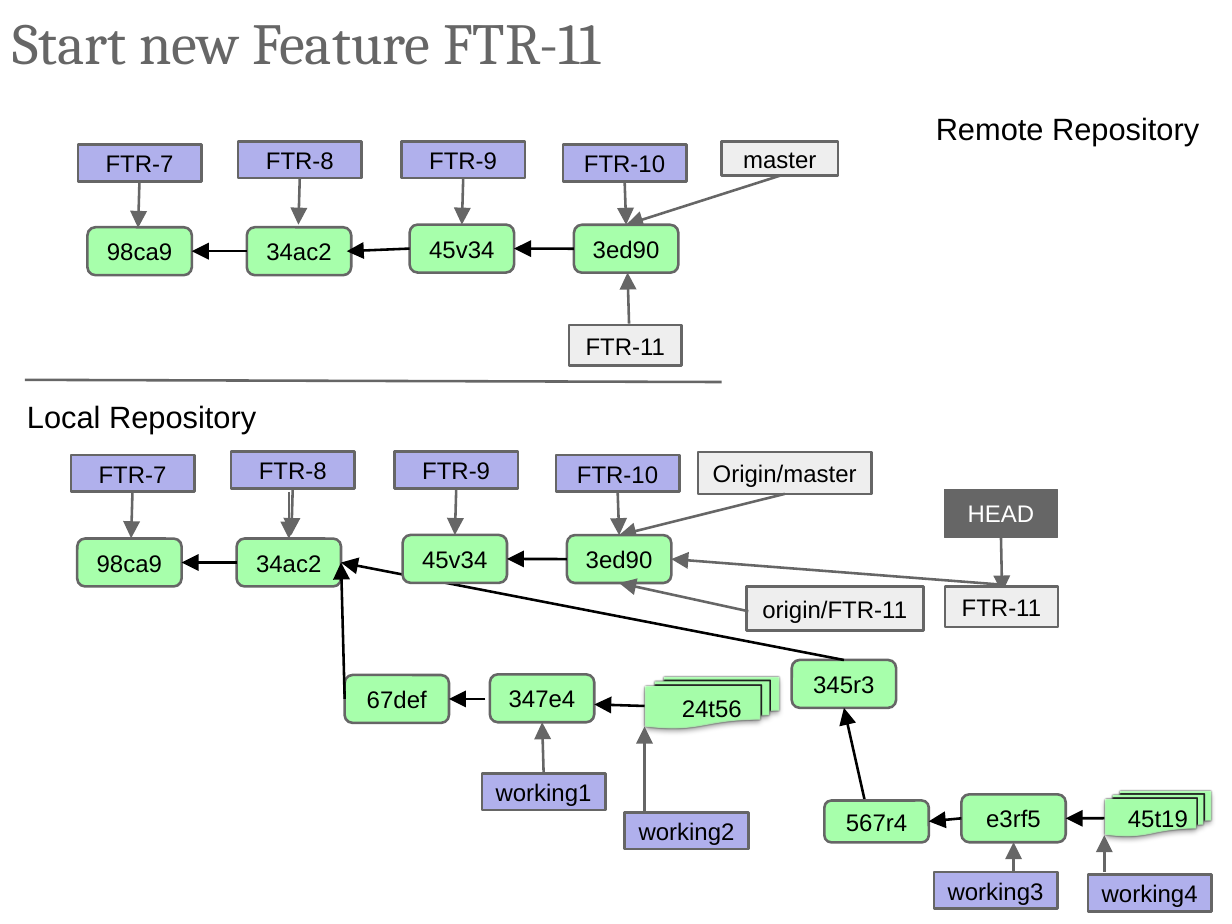
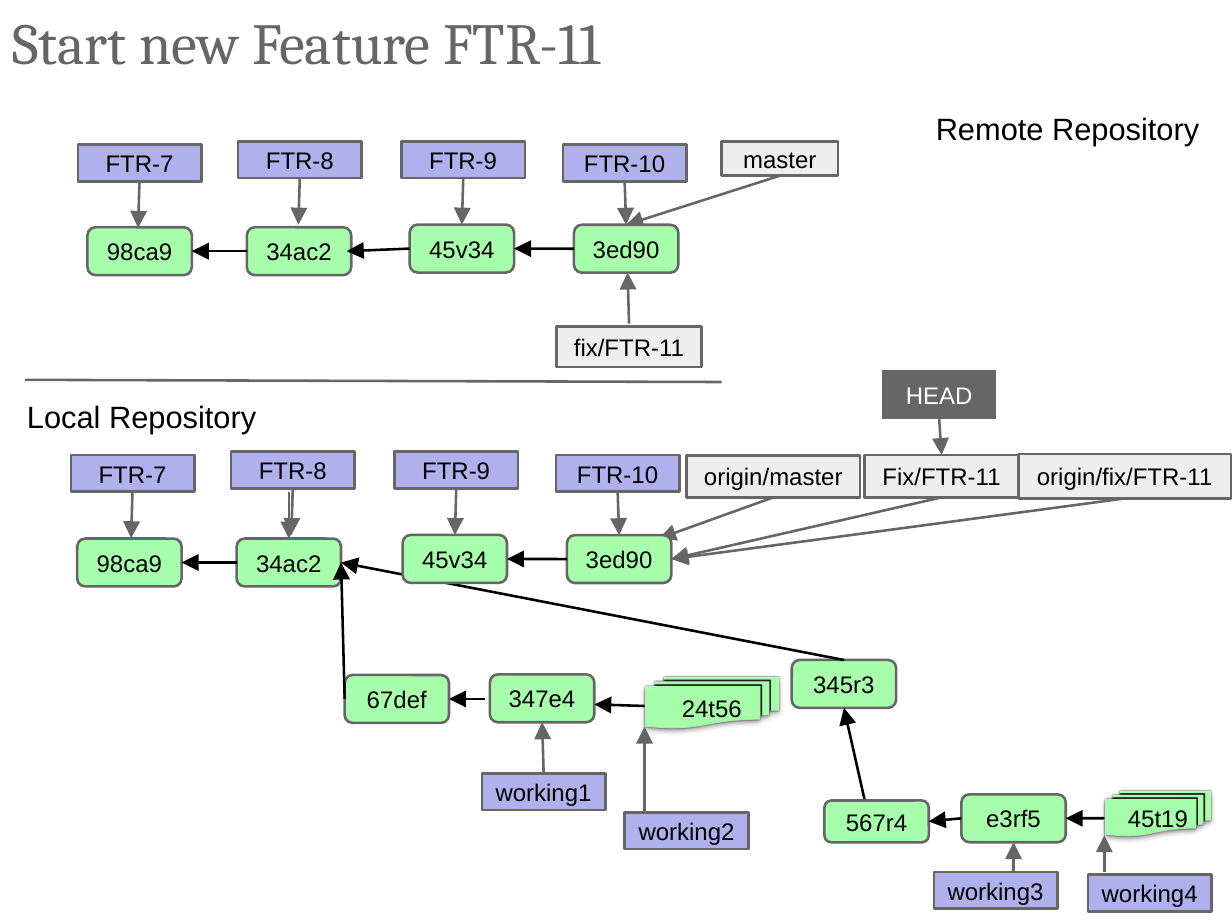
Before and after one commit to ilyaro/mysite, a slide deck: slide 23 of WorkStuff/Courses/Git/Git_Gitlab_Best_Practices/Git_Gitlab_BestPractices.pptx (slide 22 before the commit). Drawn at 1232x924 pixels with LibreOffice and Linux fonts; fonts in the diff are those of the drawing. Boxes give left, top, right and bottom in pixels: in the first picture for what was removed or moved away, otherwise in the second. Text is boxed around its words. In the diff, an @@ line names an element or a change of style, - is before the commit and + after.

```diff
--- a/WorkStuff/Courses/Git/Git_Gitlab_Best_Practices/Git_Gitlab_BestPractices.pptx
+++ b/WorkStuff/Courses/Git/Git_Gitlab_Best_Practices/Git_Gitlab_BestPractices.pptx
@@ rectangle "fix/FTR-11": place and size @@
-rectangle "fix/FTR-11" at (569,325,683,366)
+rectangle "fix/FTR-11" at (557,326,702,367)
@@ text in rectangle at (574,338,684,357): text changed @@
-FTR-11
+fix/FTR-11
@@ rectangle "HEAD": place and size @@
-rectangle "HEAD" at (945,489,1058,537)
+rectangle "HEAD" at (883,371,997,419)
@@ arrow moved from (1000, 537) - (1002, 593) to (939, 419) - (941, 455) @@
@@ rectangle "origin/master": place and size @@
-rectangle "origin/master" at (699,452,872,494)
+rectangle "origin/master" at (686,456,860,498)
@@ text in rectangle at (704,467,843,490): text changed @@
-Origin/master
+origin/master
@@ rectangle "Fix/FTR-11": place and size @@
-rectangle "Fix/FTR-11" at (945,586,1058,627)
+rectangle "Fix/FTR-11" at (865,455,1019,496)
@@ text in rectangle at (882,467,1000,486): text changed @@
-FTR-11
+Fix/FTR-11
@@ rectangle "origin/fix/FTR-11": place and size @@
-rectangle "origin/fix/FTR-11" at (747,586,924,631)
+rectangle "origin/fix/FTR-11" at (1019,455,1231,499)
@@ text in rectangle at (1037,467,1212,490): text changed @@
-origin/FTR-11
+origin/fix/FTR-11
@@ arrow moved from (785, 494) - (620, 535) to (774, 498) - (659, 538) @@
@@ arrow moved from (1005, 585) - (671, 559) to (941, 498) - (671, 559) @@
@@ arrow moved from (748, 611) - (620, 583) to (1125, 499) - (671, 559) @@
```
Also in this commit, not shown: 16 other slides changed, 1 slide added.
